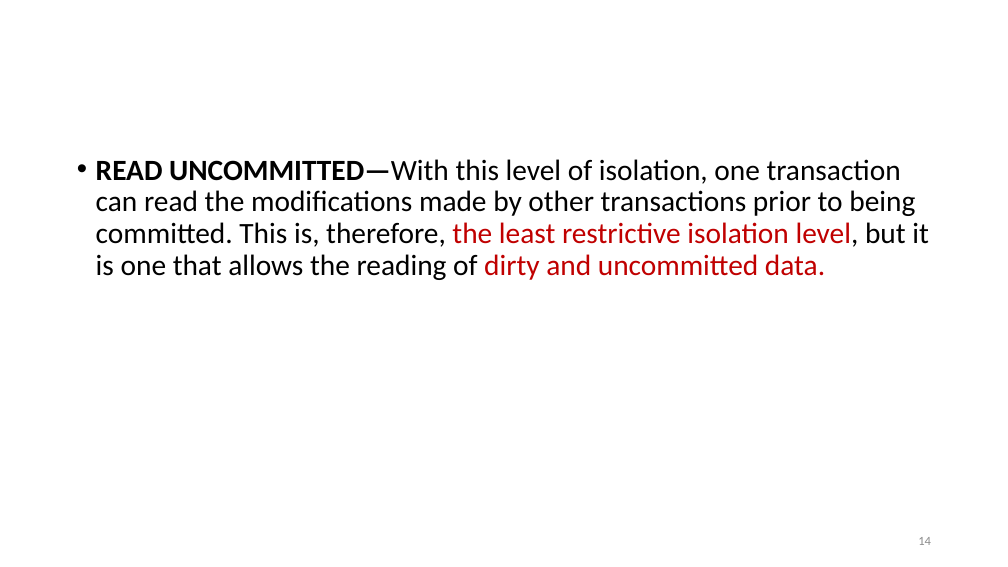
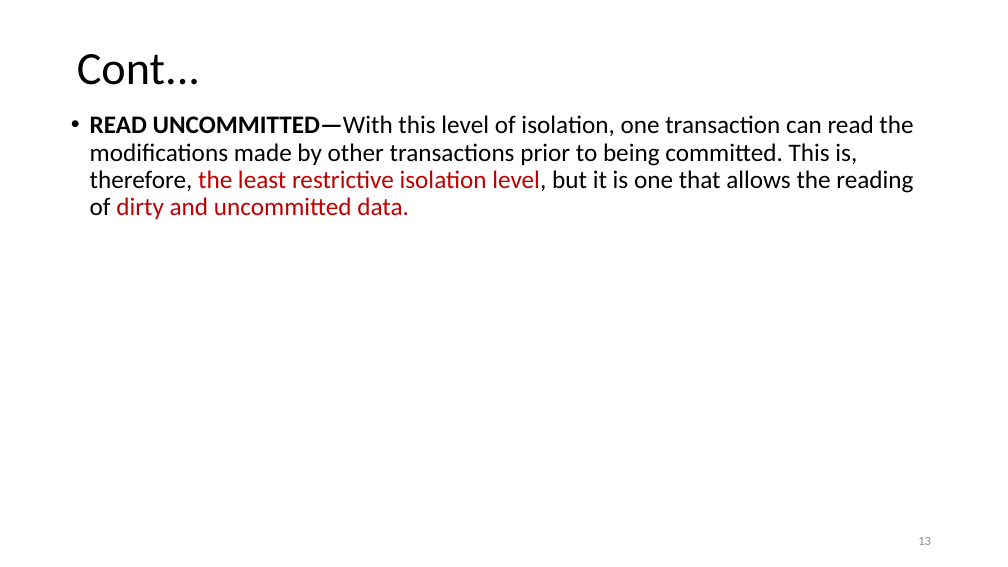
Before and after one commit to nashurgessa/DB-practices, a slide deck: slide 13 of Slides/transaction.pptx (slide 14 before the commit). Drawn at 1008x567 pixels with LibreOffice and Linux fonts; fonts in the diff are those of the drawing. Boxes give left, top, right and bottom in pixels: in the first picture for what was removed or moved away, otherwise in the second. Text is boxed around its words. In the diff, an @@ line names an element or a change of style, - is before the commit and + after.

```diff
--- a/Slides/transaction.pptx
+++ b/Slides/transaction.pptx
@@ title added at [77,54,200,85], 44 pt, text #000000 @@
+Cont...
@@ text "READ UNCOMMITTED—With this level of ...": place and size @@
-text "READ UNCOMMITTED—With this level of ..." at [96,159,929,280]
+text "READ UNCOMMITTED—With this level of ..." at [90,115,913,219]
@@ text "READ UNCOMMITTED—With this level of ..." at [90,115,913,219]: size 28 to 24 pt @@
@@ page number at [918,537,931,545]: text changed @@
-14
+13
```
Also in this commit, not shown: 13 other slides changed, 1 slide removed, 1 other file.
